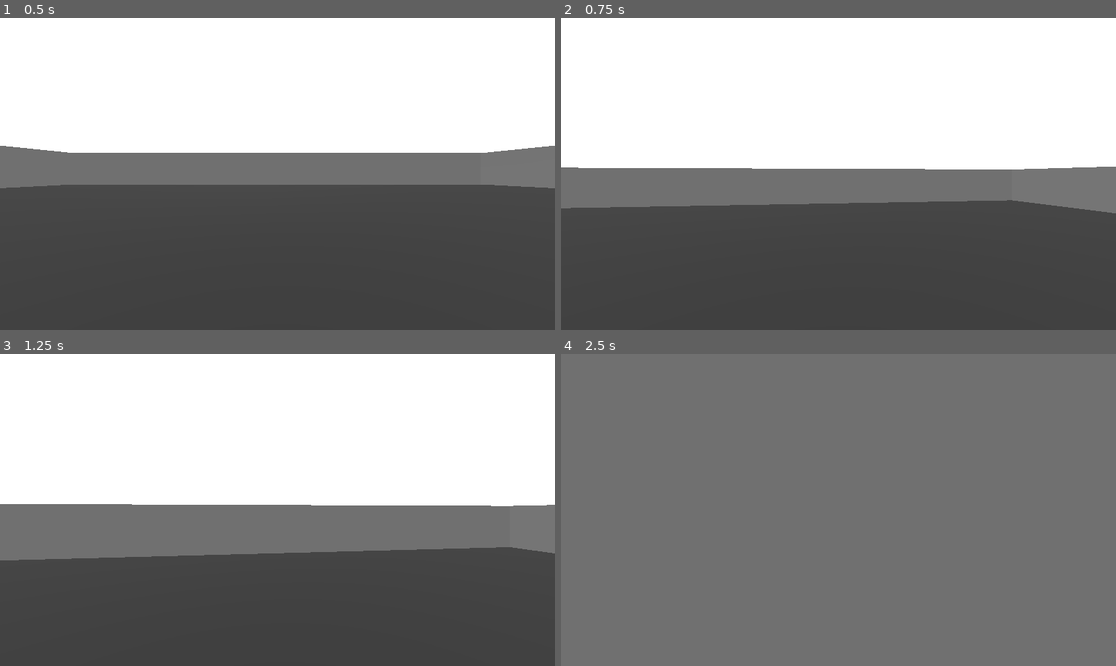
Above: before the commit, frames 1-4 (two rows, left to right).
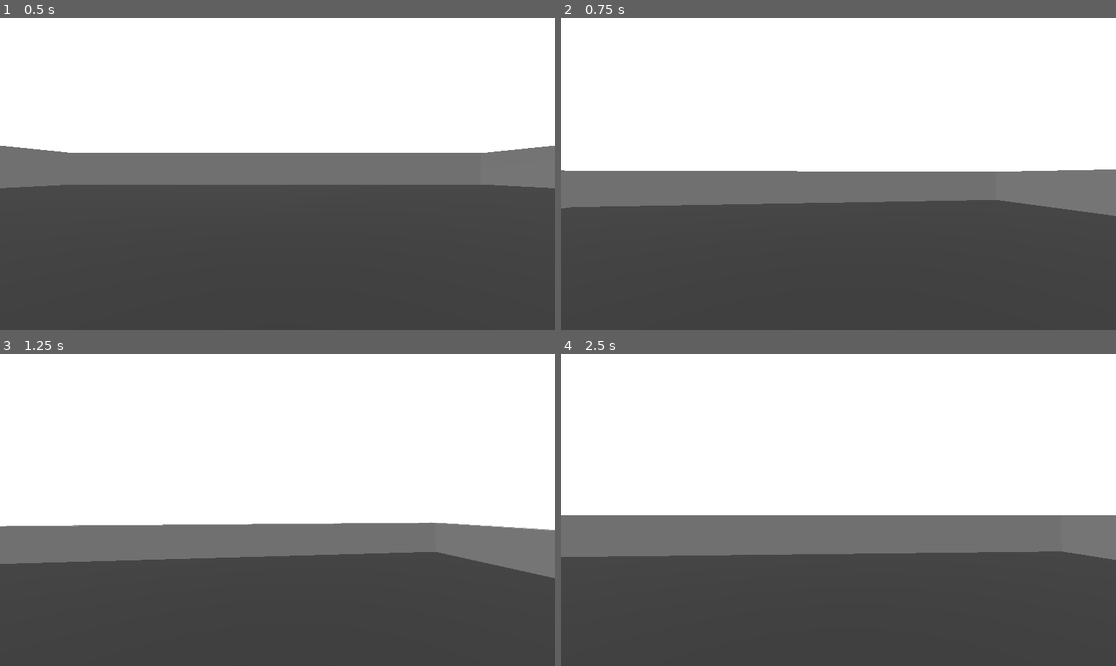
Above: after the commit, the same moments.

Repository: joshgarza/first_person_game
Game: Godot game, scene res://scenes/game.tscn
Two runs of this game, one before a commit and one after it. Both use one fixed random seed, a clock stepped at 60 frames per second and the inputs below.
Inputs (mouse positions are in pixels of both pictures, inside the frame that each line leads up to):
- Up to frame 1 (0.5 s): no input
- Up to frame 2 (0.75 s): move the mouse to (866, 174) at 0.52 s; hold W (move_forward) from 0.53 s (still down); hold Space (jump) from 0.53 s (still down)
- Up to frame 3 (1.25 s): keep holding W (move_forward); keep holding Space (jump)
- Up to frame 4 (2.5 s): keep holding W (move_forward); move the mouse to (810, 510) at 1.27 s; release Space (jump) at 1.28 s; tap Space (jump) at 1.35, 1.52, 1.82 s; move the mouse to (849, 503) at 2.02 s; hold Space (jump) from 2.03 s (still down)

Frame 1 is identical in both runs. In frame 2, 1.2% of the frame differs, in the area x 0-100%, y 47-64%; in frame 3, 8.4%; in frame 4, 87%, in the area x 0-100%, y 0-100%.

Commit message:
Added jump boost. When spacebar is held, jump power is increased.

Diff:
--- a/scripts/player.gd
+++ b/scripts/player.gd
@@ -1,10 +1,20 @@
 extends CharacterBody3D
 
 @export var speed := 5.0
-@export var mouse_sensitivity := 0.002
+@export var acceleration := 20.0
+@export var air_acceleration := 0.0
+@export var friction := 10.0
 @export var gravity := 9.8
+
+# Jumping variables
+@export var max_jump_hold_time := 0.3  # seconds
+@export var jump_boost := 5.0         # upward acceleration while holding
 @export var jump_velocity := 4.5
 
+@export var mouse_sensitivity := 0.002
+
+var is_jumping := false
+var jump_time := 0.0
 var airborne := false
 var look_vertical := 0.0
 
@@ -34,25 +44,37 @@
 	return direction.normalized()
 
 func _physics_process(delta):
+	# Check if jump was just pressed (start jump)
+	if is_on_floor() and Input.is_action_just_pressed("jump"):
+		velocity.y = jump_velocity
+		is_jumping = true
+		jump_time = 0.0
+
+	# If jump is being held and we're mid-air and in boost window
+	if is_jumping and not is_on_floor() and Input.is_action_pressed("jump"):
+		if jump_time < max_jump_hold_time:
+			velocity.y += jump_boost * delta
+			jump_time += delta
+
+	# Stop applying boost if jump released or boost window passed
+	if Input.is_action_just_released("jump") or jump_time >= max_jump_hold_time:
+		is_jumping = false
+
 	# Apply gravity
 	if not is_on_floor():
 		velocity.y -= gravity * delta
-	else:
-		velocity.y = 0.0
-		airborne = false
 
-	# Jump
-	if is_on_floor() and Input.is_action_just_pressed("jump"):
-		velocity.y = jump_velocity
-		airborne = true
-		# Lock in horizontal momentum at jump time
-		velocity.x = get_input_direction().x * speed
-		velocity.z = get_input_direction().z * speed
+	# Horizontal movement
+	var accel = acceleration if is_on_floor() else 0.0
+	var input_dir = get_input_direction()
+	var desired_velocity = input_dir * speed if is_on_floor() else Vector3(velocity.x, 0, velocity.z)
 
-	if not airborne:
-		var input_dir = get_input_direction()
-		var horizontal_velocity = input_dir * speed
-		velocity.x = horizontal_velocity.x
-		velocity.z = horizontal_velocity.z
+	velocity.x = move_toward(velocity.x, desired_velocity.x, accel * delta)
+	velocity.z = move_toward(velocity.z, desired_velocity.z, accel * delta)
+
+	# Friction
+	if is_on_floor() and input_dir == Vector3.ZERO:
+		velocity.x = move_toward(velocity.x, 0, friction * delta)
+		velocity.z = move_toward(velocity.z, 0, friction * delta)
 
 	move_and_slide()
